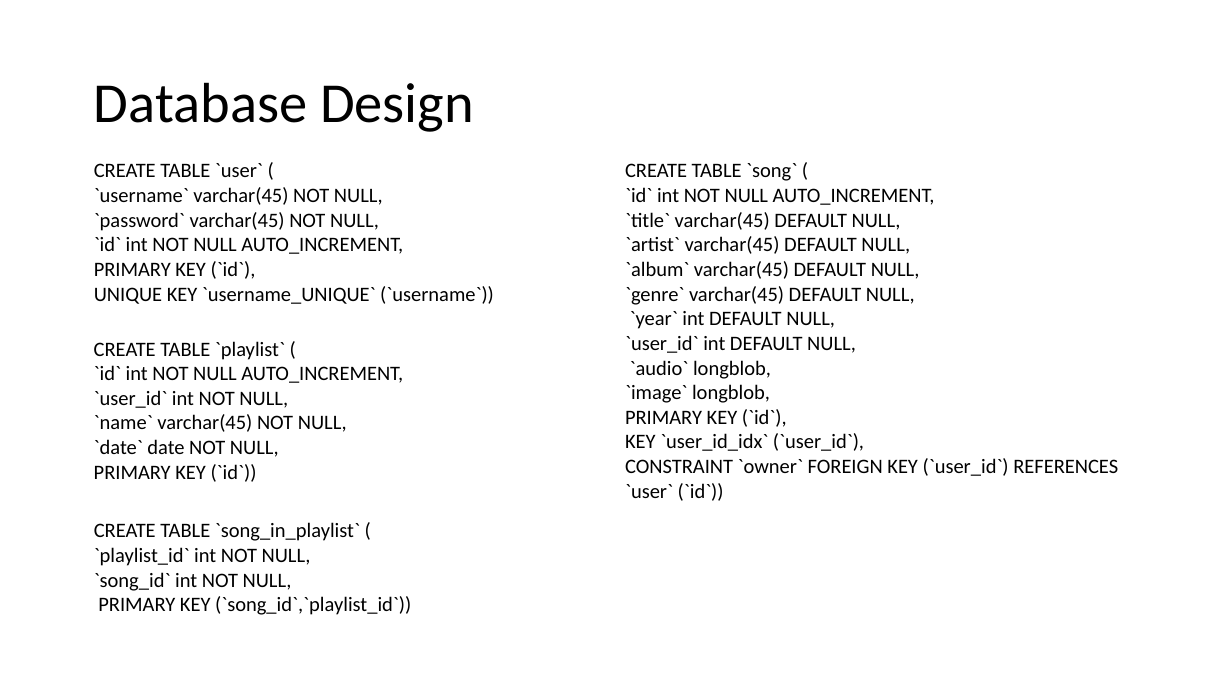
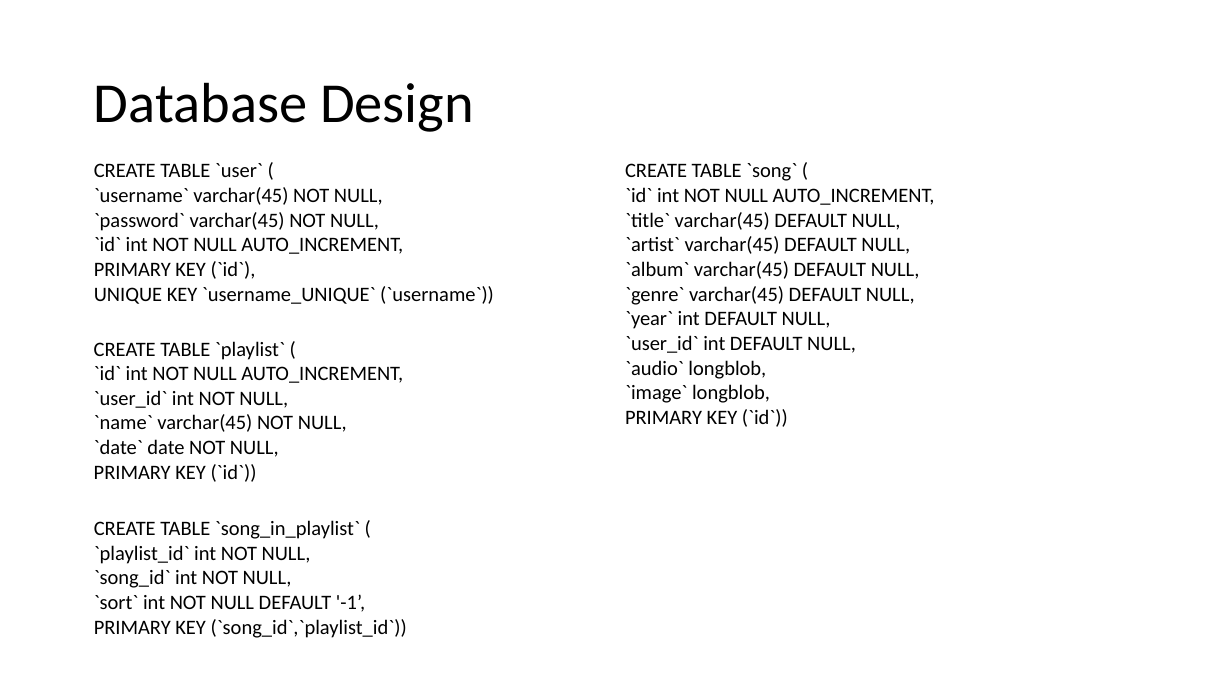
Before and after one commit to GenniImparato/PlaylistMaker, a slide deck: slide 5 of doc/documentation (RIA).pptx. Drawn at 1232x693 pixels with LibreOffice and Linux fonts; fonts in the diff are those of the drawing. Boxes give left, top, right and bottom in pixels: in the first picture for what was removed or moved away, otherwise in the second. Text is boxed around its words. In the diff, an @@ line names an element or a change of style, - is before the commit and + after.

```diff
--- a/doc/documentation (RIA).pptx
+++ b/doc/documentation (RIA).pptx
@@ text at box(625, 409, 788, 427): text changed @@
-PRIMARY KEY (`id`),
-KEY `user_id_idx` (`user_id`),
-CONSTRAINT `owner` FOREIGN KEY (`user_id`) REFERENCES `user` (`id`))
+PRIMARY KEY (`id`))
@@ text at box(94, 594, 365, 612): paragraph added @@
+`sort` int NOT NULL DEFAULT '-1’,
```
Also in this commit, not shown: 5 other slides changed, 9 slides added, 28 other files.
